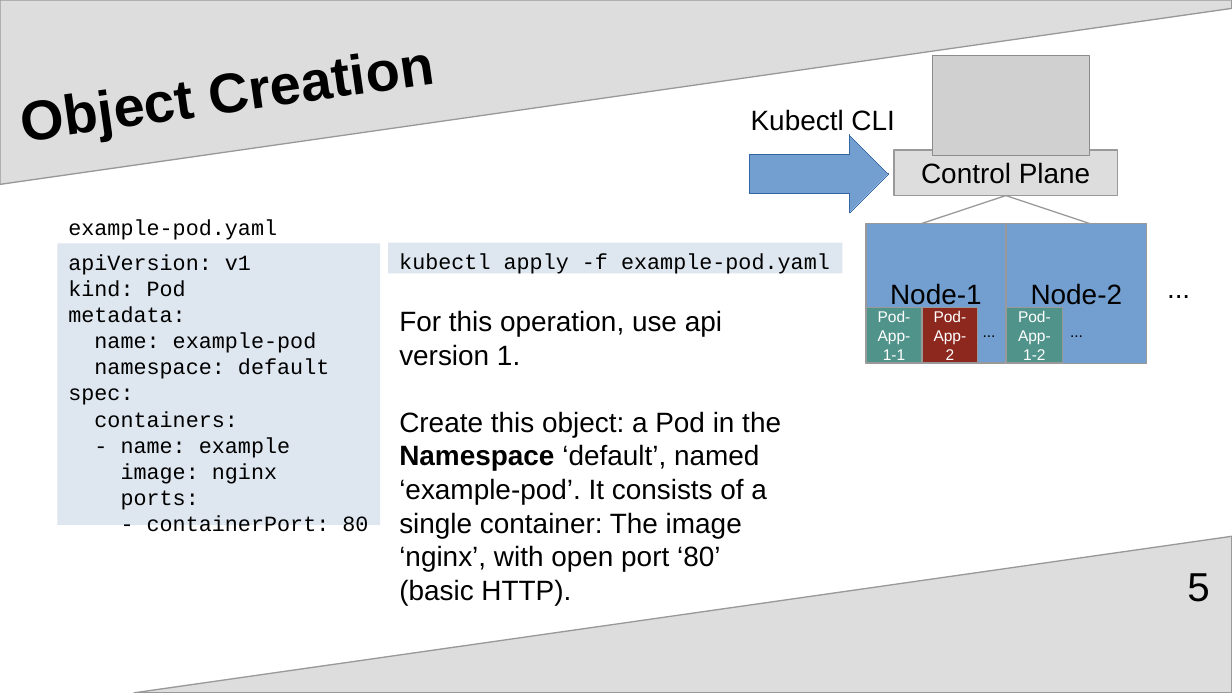
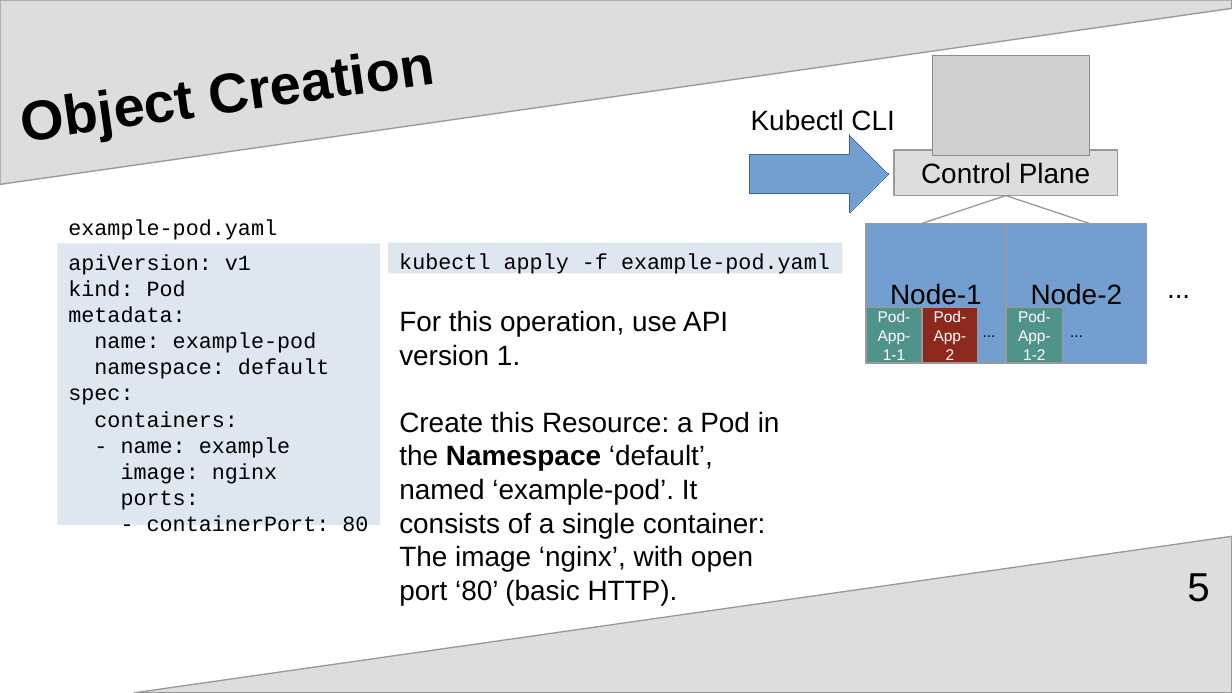
Before and after one commit to upart/cabinops, a slide deck: slide 5 of documentation/Introduction.odp. Drawn at 1232x693 pixels with LibreOffice and Linux fonts; fonts in the diff are those of the drawing; grey boxes stand for pictures. Boxes give left, top, right and bottom in pixels: in the first picture for what was removed or moved away, otherwise in the second. Text is boxed around its words. In the diff, an @@ line names an element or a change of style, - is before the commit and + after.

```diff
--- a/documentation/Introduction.odp
+++ b/documentation/Introduction.odp
@@ text at <box>399,310,780,605</box>: text changed @@
-For this operation, use api version 1.
-Create this object: a Pod in the Namespace ‘default’, named ‘example-pod’. It consists of a single container: The image ‘nginx’, with open port ‘80’ (basic HTTP).
+For this operation, use API version 1.
+Create this Resource: a Pod in the Namespace ‘default’, named ‘example-pod’. It consists of a single container: The image ‘nginx’, with open port ‘80’ (basic HTTP).
```
Also in this commit, not shown: 5 other slides changed, 5 slides added, 4 other files.
